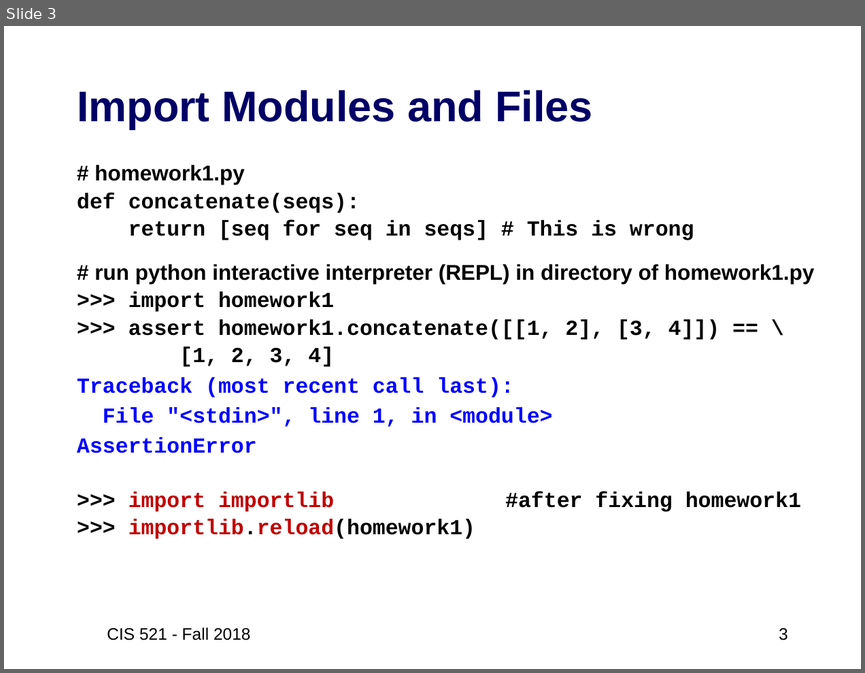
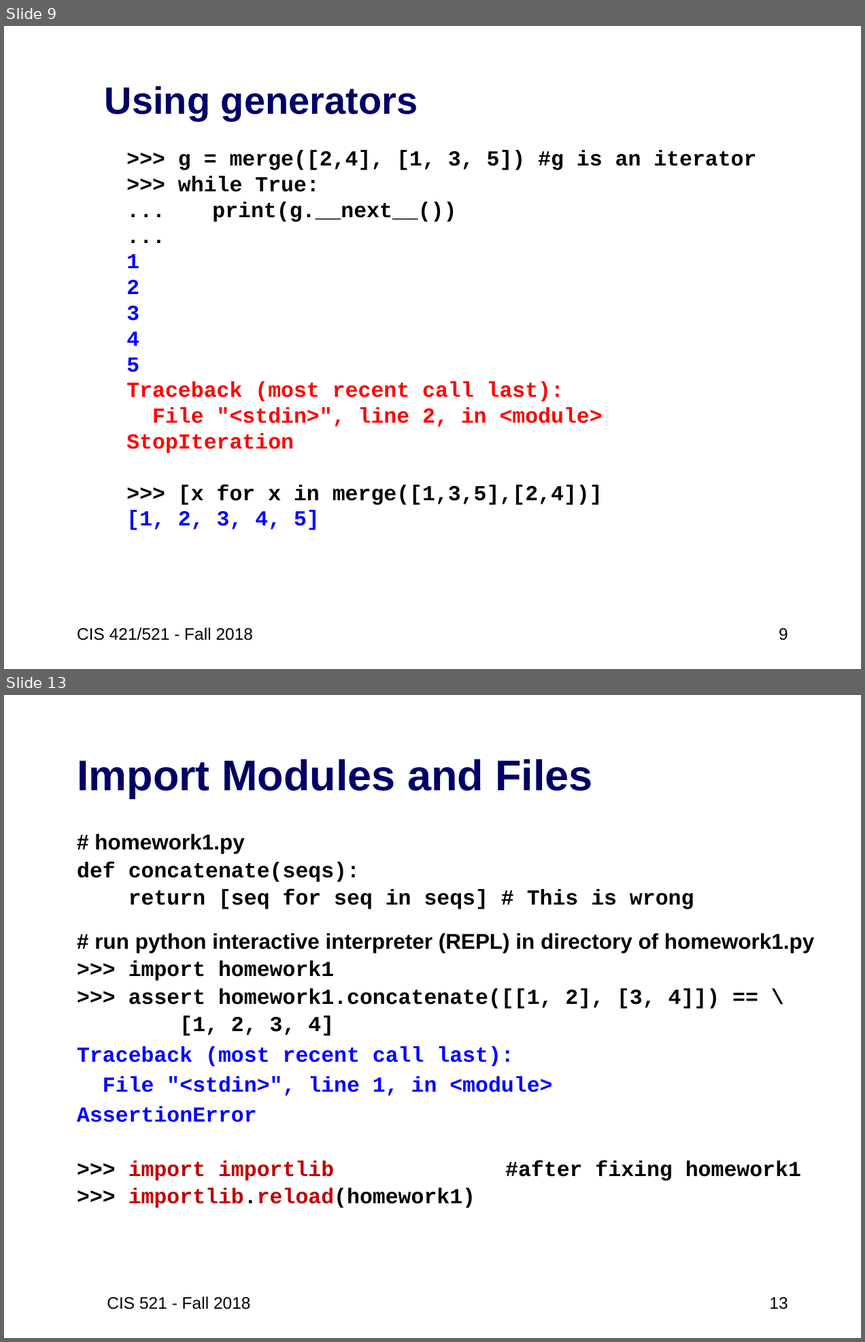
Before and after one commit to artificial-intelligence-class/artificial-intelligence-class.github.io, a slide deck: assets/slides/02-Python3-review2.pptx. Shown one above the other, each under a label of ours: slide 3 before the commit, slides 9 and 13 after it; the slides between them are not shown. The pictures are 865x673 and 865x1342 pixels, drawn with LibreOffice and Linux fonts; fonts in the diff are those of the drawing. Boxes give left, top, right and bottom in pixels: in the first picture for what was removed or moved away, otherwise in the second. Text is boxed around its words. In the diff, an @@ line names an element or a change of style, - is before the commit and + after.

```diff
--- a/assets/slides/02-Python3-review2.pptx
+++ b/assets/slides/02-Python3-review2.pptx
@@ slide 9 added at (4, 26, 861, 669), background #FFFFFF @@
@@ title added at (105, 86, 417, 121), 32 pt, text #000066, bold @@
+Using generators
@@ text added at (126, 150, 756, 530), 18 pt, text #000000, bold @@
+>>> g = merge([2,4], [1, 3, 5]) #g is an iterator
+>>> while True:
+... print(g.__next__())
+...
+1
+2
+3
+4
+5
+Traceback (most recent call last):
+File "<stdin>", line 2, in <module>
+StopIteration
+>>> [x for x in merge([1,3,5],[2,4])]
+[1, 2, 3, 4, 5]
@@ text added at (77, 627, 254, 640), 14 pt, text #000000 @@
+CIS 421/521 - Fall 2018
@@ page number added at (779, 628, 788, 640), 14 pt, text #000000 @@
+9
@@ what was slide 3 is now slide 13 @@
@@ page number at (769, 1297, 787, 1309): text changed @@
-3
+13
```
Also in this commit, not shown: 12 slides changed, 9 other slides added, 2 other files.
